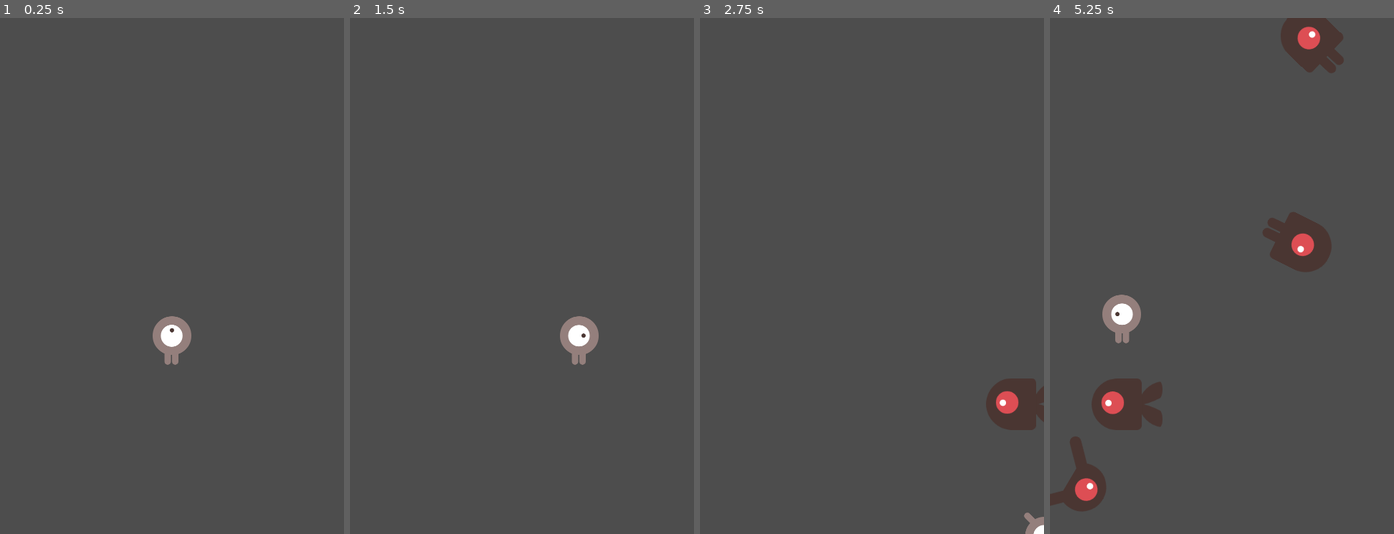
Above: before the commit, frames 1-4 (left to right).
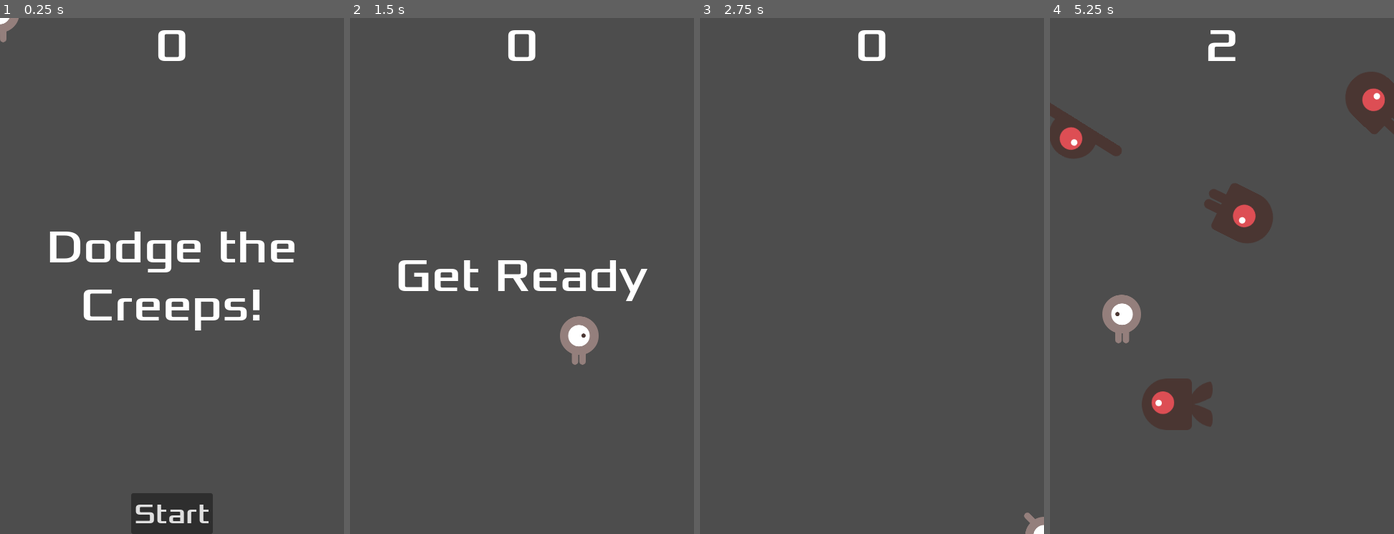
Above: after the commit, the same moments.

Repository: mrtk-gelo/GAMDES1_Marteja_Karl
Game: Godot game, scene res://main.tscn
The game is run twice, just before and just after one commit, with the same random seed, the same clock (stepped at 60 frames per second) and the same inputs.
Inputs (mouse positions are in pixels of both pictures, inside the frame that each line leads up to):
- Up to frame 1 (0.25 s): no input
- Up to frame 2 (1.5 s): click (522, 513) at 0.5 s, where only the run after the commit has a clickable "Start"; tap Enter at 1.25 s; hold D (move_right) from 1.28 s (still down)
- Up to frame 3 (2.75 s): release D (move_right) at 2.03 s; hold S (move_down) from 2.03 s (still down)
- Up to frame 4 (5.25 s): release S (move_down) at 2.78 s; hold D (move_right) 2.78-3.53 s; hold W (move_up) 3.53-4.28 s; hold A (move_left) from 4.28 s (still down)

The runs differ from the first frame. In frame 1, 6.0% of the frame differs, in the area x 0-86%, y 0-100%; in frame 2, 2.1%; in frame 3, 1.7%; in frame 4, 11%, in the area x 0-100%, y 0-96%.

Commit message:
Part 4: Heads up display

Diff:
--- /dev/null
+++ b/the-creeper/hud.gd
@@ -0,0 +1,28 @@
+extends CanvasLayer
+
+signal start_game
+
+func show_message(text):
+	$Message.text = text
+	$Message.show()
+	$MessageTimer.start()
+
+func show_game_over():
+	show_message("Game Over")
+	await $MessageTimer.timeout
+
+	$Message.text = "Dodge the Creeps!"
+	$Message.show()
+
+	await get_tree().create_timer(1.0).timeout
+	$StartButton.show()
+
+func update_score(score):
+	$ScoreLabel.text = str(score)
+
+func _on_start_button_pressed():
+	$StartButton.hide()
+	start_game.emit()
+
+func _on_message_timer_timeout():
+	$Message.hide()
--- /dev/null
+++ b/the-creeper/hud.tscn
@@ -0,0 +1,57 @@
+[gd_scene format=3 uid="uid://b3wguecvjxmw7"]
+
+[ext_resource type="Script" uid="uid://dtbwo7vouvy1t" path="res://hud.gd" id="1_64ctp"]
+[ext_resource type="FontFile" uid="uid://bgbyj20f145gu" path="res://dodge_the_creeps_2d_assets/fonts/Xolonium-Regular.ttf" id="2_8sq4i"]
+
+[node name="HUD" type="CanvasLayer" unique_id=1784462506]
+script = ExtResource("1_64ctp")
+
+[node name="ScoreLabel" type="Label" parent="." unique_id=1902697577]
+anchors_preset = 10
+anchor_right = 1.0
+offset_bottom = 23.0
+grow_horizontal = 2
+theme_override_fonts/font = ExtResource("2_8sq4i")
+theme_override_font_sizes/font_size = 64
+text = "0"
+horizontal_alignment = 1
+vertical_alignment = 1
+
+[node name="Message" type="Label" parent="." unique_id=288234625]
+custom_minimum_size = Vector2(480, 0)
+anchors_preset = 14
+anchor_top = 0.5
+anchor_right = 1.0
+anchor_bottom = 0.5
+offset_top = -11.5
+offset_bottom = 11.5
+grow_horizontal = 2
+grow_vertical = 2
+theme_override_fonts/font = ExtResource("2_8sq4i")
+theme_override_font_sizes/font_size = 64
+text = "Dodge the Creeps!"
+horizontal_alignment = 1
+vertical_alignment = 1
+autowrap_mode = 2
+
+[node name="StartButton" type="Button" parent="." unique_id=518869990]
+anchors_preset = 7
+anchor_left = 0.5
+anchor_top = 1.0
+anchor_right = 0.5
+anchor_bottom = 1.0
+offset_left = -23.0
+offset_top = -31.0
+offset_right = 23.0
+grow_horizontal = 2
+grow_vertical = 0
+theme_override_fonts/font = ExtResource("2_8sq4i")
+theme_override_font_sizes/font_size = 40
+text = "Start"
+
+[node name="MessageTimer" type="Timer" parent="." unique_id=915127769]
+wait_time = 2.0
+one_shot = true
+
+[connection signal="pressed" from="StartButton" to="." method="_on_start_button_pressed"]
+[connection signal="timeout" from="MessageTimer" to="." method="_on_message_timer_timeout"]
--- a/the-creeper/main.gd
+++ b/the-creeper/main.gd
@@ -3,20 +3,25 @@
 @export var mob_scene: PackedScene
 var score
 
-func _ready():
-	new_game() # TEMPORARY: remove in Part 4
-
 func game_over():
 	$ScoreTimer.stop()
 	$MobTimer.stop()
+	$HUD.show_game_over()
 
 func new_game():
+	get_tree().call_group("mobs", "queue_free")
 	score = 0
 	$Player.start($StartPosition.position)
 	$StartTimer.start()
+	$HUD.update_score(score)
+	$HUD.show_message("Get Ready")
+
+func _on_hud_start_game():
+	new_game()
 
 func _on_score_timer_timeout():
 	score += 1
+	$HUD.update_score(score)
 
 func _on_start_timer_timeout():
 	$MobTimer.start()
--- a/the-creeper/main.tscn
+++ b/the-creeper/main.tscn
@@ -3,6 +3,7 @@
 [ext_resource type="Script" uid="uid://7fouhgm7fk4q" path="res://main.gd" id="1_0xm2m"]
 [ext_resource type="PackedScene" uid="uid://bhve7tkwh2nqv" path="res://player.tscn" id="1_ig7tw"]
 [ext_resource type="PackedScene" uid="uid://b4wobg7t7qqy7" path="res://mob.tscn" id="2_h2yge"]
+[ext_resource type="PackedScene" uid="uid://b3wguecvjxmw7" path="res://hud.tscn" id="4_1bvp3"]
 
 [sub_resource type="Curve2D" id="Curve2D_0xm2m"]
 _data = {
@@ -33,7 +34,10 @@
 
 [node name="MobSpawnLocation" type="PathFollow2D" parent="MobPath" unique_id=2024588378]
 
+[node name="HUD" parent="." unique_id=1784462506 instance=ExtResource("4_1bvp3")]
+
 [connection signal="hit" from="Player" to="." method="_on_player_hit"]
 [connection signal="timeout" from="MobTimer" to="." method="_on_mob_timer_timeout"]
 [connection signal="timeout" from="ScoreTimer" to="." method="_on_score_timer_timeout"]
 [connection signal="timeout" from="StartTimer" to="." method="_on_start_timer_timeout"]
+[connection signal="start_game" from="HUD" to="." method="_on_hud_start_game"]
Not shown, added: the-creeper/hud.gd.uid
